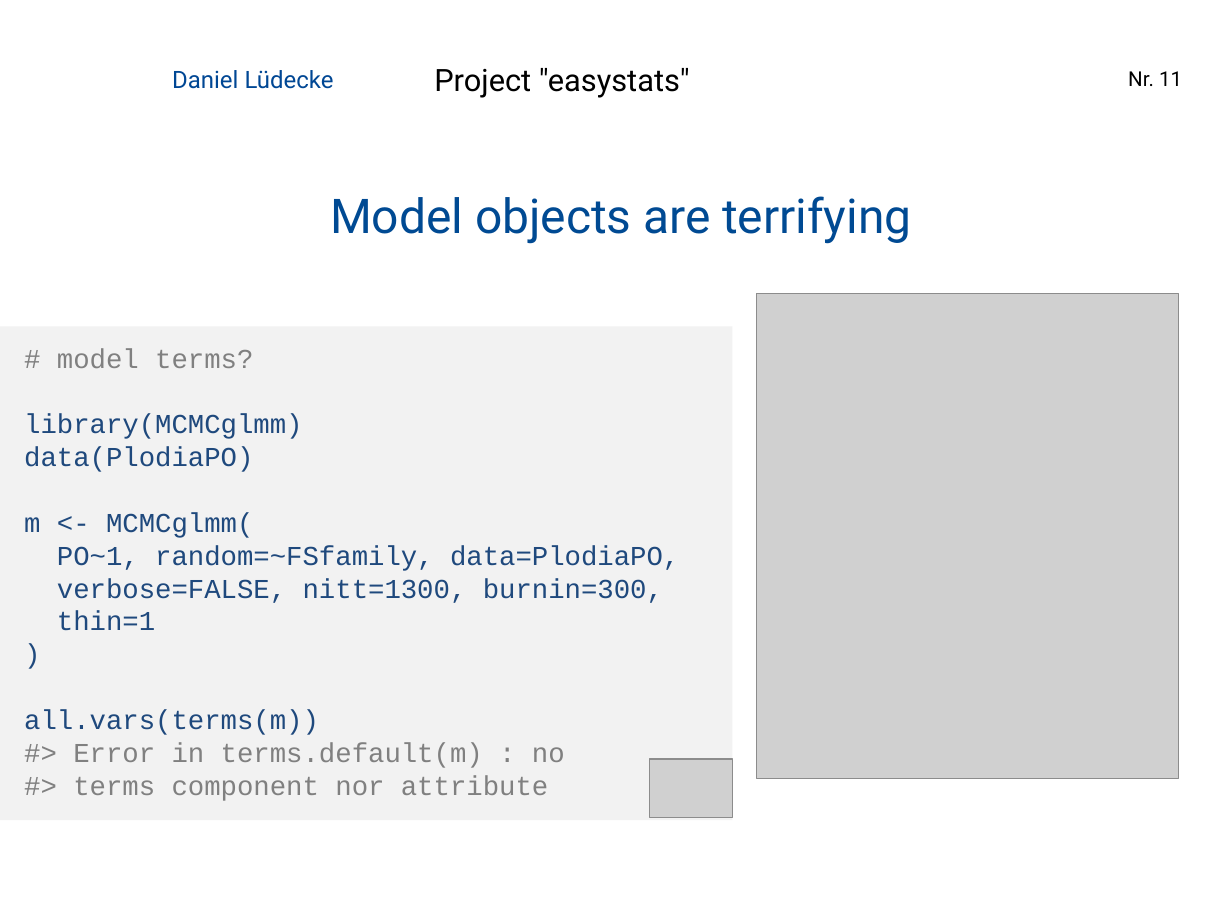
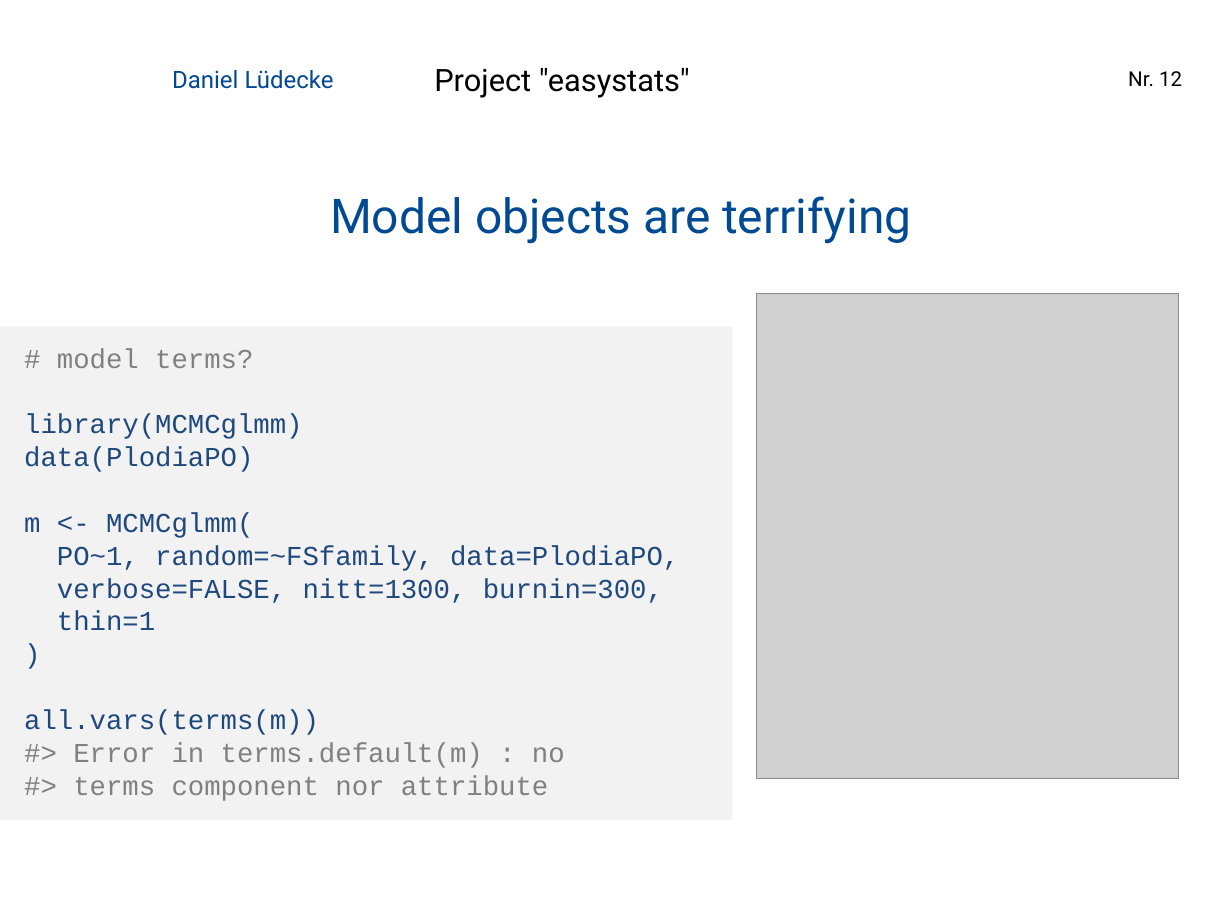
Before and after one commit to easystats/easystats, a slide deck: slide 12 of presentations/2019-02_Hamburg_RUG/1902 Hamburg RUG easystats.pptx (slide 11 before the commit). Drawn at 1232x924 pixels with LibreOffice and Linux fonts; fonts in the diff are those of the drawing; grey boxes stand for pictures; background and template pictures are left out. Boxes give left, top, right and bottom in pixels: in the first picture for what was removed or moved away, otherwise in the second. Text is boxed around its words. In the diff, an @@ line names an element or a change of style, - is before the commit and + after.

```diff
--- a/presentations/2019-02_Hamburg_RUG/1902 Hamburg RUG easystats.pptx
+++ b/presentations/2019-02_Hamburg_RUG/1902 Hamburg RUG easystats.pptx
@@ page number at [1128,71,1182,86]: text changed @@
-Nr. 11
+Nr. 12
@@ picture removed at [649,759,732,817] @@
```
Also in this commit, not shown: 4 other slides changed, 4 slides added, 1 other file.
